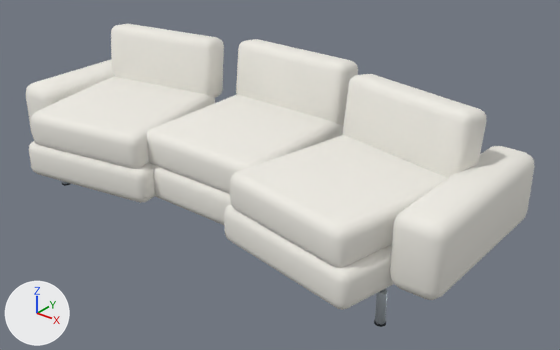
The Blender file assets-source/blender/curve-sofa.blend as it was, and as the next commit left it.
Before and after are seen from a 50 mm lens placed at (2.36, -2.63, 1.96), pointed at (0.19, 0.08, 0.28). Every picture has the same lights, and +X, +Y and +Z are marked at lower left. The first picture is the older version.

In view in the first picture: 'angled_back_cushion', 'angled_back_cushion.001', 'angled_back_cushion.002', 'curved_platform_module', 'curved_platform_module.001', 'curved_platform_module.002', 'individual_seat_cushion', 'individual_seat_cushion.001', 'individual_seat_cushion.002', 'integrated_track_arm', 'integrated_track_arm.001' and 1 more.
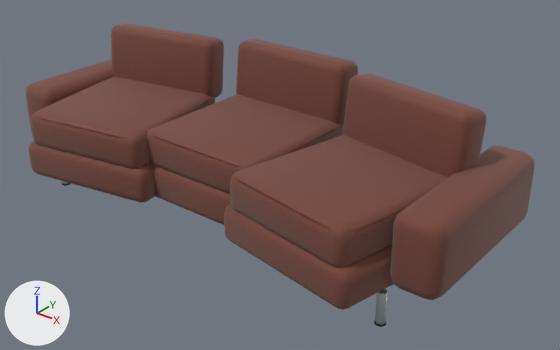
Boxes [x1, y1, x2, y2] around the edits, measured in the pictures (560 x 350 px):
'individual_seat_cushion.002', recoloured (white to brown): [230, 135, 447, 268] in both
'integrated_track_arm.001', recoloured (white to brown): [390, 146, 535, 300] in both
'individual_seat_cushion.001', recoloured (white to brown): [147, 95, 343, 194] in both
'angled_back_cushion.002', recoloured (white to brown): [343, 74, 487, 178] in both
'individual_seat_cushion', recoloured (white to brown): [31, 77, 215, 169] in both
'angled_back_cushion.001', recoloured (white to brown): [236, 39, 358, 126] in both
'curved_platform_module.002', recoloured (white to brown): [224, 204, 394, 310] in both
'angled_back_cushion', recoloured (white to brown): [111, 24, 224, 98] in both
'curved_platform_module', recoloured (white to brown): [29, 141, 155, 203] in both
'curved_platform_module.001', recoloured (white to brown): [152, 164, 231, 225] in both
'integrated_track_arm', recoloured (white to brown): [26, 59, 114, 135] in both

The change, as a list of edits to the scene's bpy script:
```text
Add mat_upholstery_textured_025:
    mat_upholstery_textured_025 = bpy.data.materials.new('upholstery-textured.025')
    # colours: brown #813f29
    # uses the picture img_material_velvet_color_jpg
    # uses the picture img_material_velvet_normal_jpg
    # uses the picture img_material_velvet_orm_jpg
Change me_cube_132:
    where me_cube_132.from_pydata(...)  # 96 vertices, 98 faces; spans x -1.18..-0.259, y -0.55..0.432, z 0.156..0.348
    remove me_cube_132.materials.append(mat_upholstery_textured)  # white #efece5
    add me_cube_132.materials.append(mat_upholstery_textured_025)
Change me_cube_133:
    where me_cube_133.from_pydata(...)  # 96 vertices, 98 faces; spans x -1.121..-0.297, y -0.533..0.314, z 0.323..0.515
    remove me_cube_133.materials.append(mat_upholstery_textured)  # white #efece5
    add me_cube_133.materials.append(mat_upholstery_textured_025)
Change me_cube_134:
    where me_cube_134.from_pydata(...)  # 96 vertices, 98 faces; spans x -1.142..-0.434, y 0.126..0.425, z 0.455..0.8
    remove me_cube_134.materials.append(mat_upholstery_textured)  # white #efece5
    add me_cube_134.materials.append(mat_upholstery_textured_025)
Change me_cube_135:
    where me_cube_135.from_pydata(...)  # 96 vertices, 98 faces; spans x -0.388..0.388, y -0.338..0.54, z 0.156..0.348
    remove me_cube_135.materials.append(mat_upholstery_textured)  # white #efece5
    add me_cube_135.materials.append(mat_upholstery_textured_025)
Change me_cube_136:
    where me_cube_136.from_pydata(...)  # 96 vertices, 98 faces; spans x -0.352..0.352, y -0.328..0.426, z 0.323..0.515
    remove me_cube_136.materials.append(mat_upholstery_textured)  # white #efece5
    add me_cube_136.materials.append(mat_upholstery_textured_025)
Change me_cube_137:
    where me_cube_137.from_pydata(...)  # 96 vertices, 98 faces; spans x -0.35..0.35, y 0.344..0.539, z 0.455..0.8
    remove me_cube_137.materials.append(mat_upholstery_textured)  # white #efece5
    add me_cube_137.materials.append(mat_upholstery_textured_025)
Change me_cube_138:
    where me_cube_138.from_pydata(...)  # 96 vertices, 98 faces; spans x 0.259..1.18, y -0.55..0.432, z 0.156..0.348
    remove me_cube_138.materials.append(mat_upholstery_textured)  # white #efece5
    add me_cube_138.materials.append(mat_upholstery_textured_025)
Change me_cube_139:
    where me_cube_139.from_pydata(...)  # 96 vertices, 98 faces; spans x 0.297..1.121, y -0.533..0.314, z 0.323..0.515
    remove me_cube_139.materials.append(mat_upholstery_textured)  # white #efece5
    add me_cube_139.materials.append(mat_upholstery_textured_025)
Change me_cube_140:
    where me_cube_140.from_pydata(...)  # 96 vertices, 98 faces; spans x 0.434..1.142, y 0.126..0.425, z 0.455..0.8
    remove me_cube_140.materials.append(mat_upholstery_textured)  # white #efece5
    add me_cube_140.materials.append(mat_upholstery_textured_025)
Change me_cube_141:
    where me_cube_141.from_pydata(...)  # 96 vertices, 98 faces; spans x -1.3..-1.066, y -0.349..0.55, z 0.204..0.551
    remove me_cube_141.materials.append(mat_upholstery_textured)  # white #efece5
    add me_cube_141.materials.append(mat_upholstery_textured_025)
Change me_cube_142:
    where me_cube_142.from_pydata(...)  # 96 vertices, 98 faces; spans x 1.066..1.3, y -0.349..0.55, z 0.204..0.551
    remove me_cube_142.materials.append(mat_upholstery_textured)  # white #efece5
    add me_cube_142.materials.append(mat_upholstery_textured_025)
```
